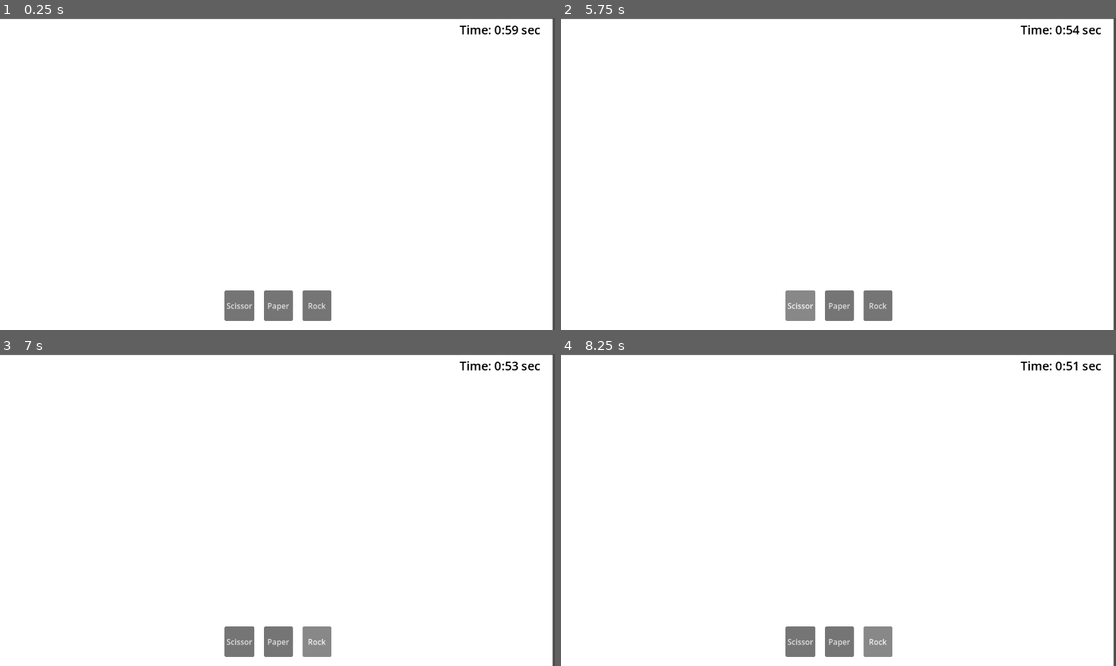
Above: before the commit, frames 1-4 (two rows, left to right).
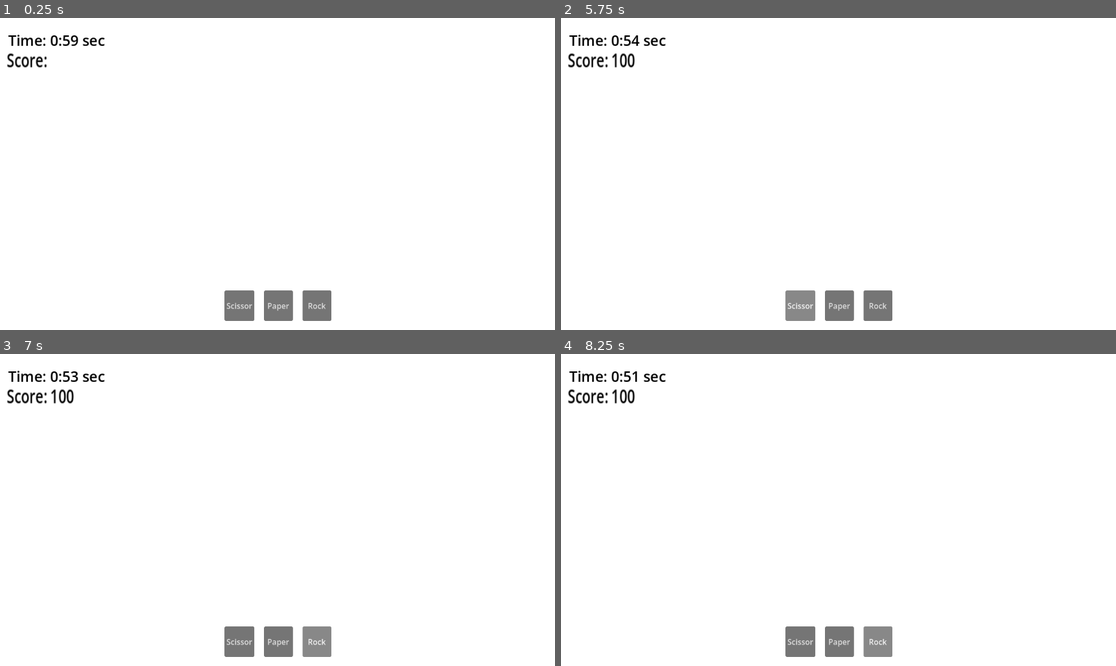
Above: after the commit, the same moments.

Repository: WebsterMiguelle/UnnamedRPS_MockProject
Game: Godot game, scene res://background.tscn
Two runs of this game, one before a commit and one after it. Both use one fixed random seed, a clock stepped at 60 frames per second and the inputs below. Before the commit the project starts from res://Box.tscn.
Inputs:
- Up to frame 1 (0.25 s): no input
- Up to frame 2 (5.75 s): click "Scissor" at 0.5 s; click "Paper" at 1.25 s; click "Rock" at 2 s; click "Scissor" at 2.75 s; click "Paper" at 3.5 s; click "Rock" at 4.25 s; click "Scissor" at 5 s
- Up to frame 3 (7 s): click "Paper" at 5.75 s; click "Rock" at 6.5 s
- Up to frame 4 (8.25 s): tap Enter at 7.25 s; tap Space at 8 s

The runs differ from the first frame. In frame 1, 1.6% of the frame differs, in the area x 0-100%, y 0-100%; in frame 2, 1.7%; in frame 3, 1.7%; in frame 4, 1.6%.

Commit message:
Add files via upload

Diff:
--- /dev/null
+++ b/Enemy_timer.gd
@@ -0,0 +1,13 @@
+extends Timer
+
+
+
+
+# Called when the node enters the scene tree for the first time.
+func _ready() -> void:
+	pass # Replace with function body.
+
+
+# Called every frame. 'delta' is the elapsed time since the previous frame.
+func _process(delta: float) -> void:
+	pass
--- /dev/null
+++ b/Time.tscn
@@ -0,0 +1,7 @@
+[gd_scene format=3 uid="uid://dtvfk7lrjpneb"]
+
+[ext_resource type="PackedScene" uid="uid://chucarwh7wvmd" path="res://background.tscn" id="1_87xcn"]
+
+[node name="Node2D" type="Node2D" unique_id=1041593751]
+
+[node name="Background" parent="." unique_id=76817665 instance=ExtResource("1_87xcn")]
--- a/background.gd
+++ b/background.gd
@@ -1,39 +1,104 @@
 extends Node2D
 
-@onready var triangle_scene = preload("Triangle.tscn")
-@onready var square_scene = preload("Square.tscn")
-@onready var circle_scene = preload("Circle.tscn")
+@onready var triangle_scene = preload("res://triangle.tscn")
+@onready var square_scene = preload("res://square.tscn")
+@onready var circle_scene = preload("res://circle.tscn")
+@onready var game_over_screen = get_node("CanvasLayer/Game Over Screen")
 
-# Called when the node enters the scene tree for the first time.
+const PLAYER_LINE_Y = 400
+const ENEMY_LINE_Y = 100
 
+@onready var score_label = $CanvasLayer2/Score
+var player_score: int = 0
+@export var points_per_win: int = 100
 
-
+func update_score_label():
+	score_label.text = "Score: %d" % player_score
 
 func _on_scissors_pressed():
 	print("Spawning Triangle")
 	spawn_shape(triangle_scene, $"CanvasLayer/HBoxContainer/Scissors")
 
-
 func _on_paper_pressed():
 	print("Spawning Paper")
 	spawn_shape(square_scene, $"CanvasLayer/HBoxContainer/Paper")
-
 
 func _on_rock_pressed():
 	print("Spawning Rock")
 	spawn_shape(circle_scene, $"CanvasLayer/HBoxContainer/Rock")
 
 
-
 func spawn_shape(shape_scene, button_node):
-
 	var shape = shape_scene.instantiate()
 	var button_pos = button_node.get_global_position()
-	shape.position = button_pos + Vector2(400, 300)
-
+	shape.position = Vector2(get_viewport_rect().size.x / 2, PLAYER_LINE_Y)  # same Y for horizontal line
+	shape.name = "Player"
 	add_child(shape)
 	animate_up(shape)
 
+func _process(_delta):
+	for player in get_children():
+		if player.name == "Player":
+			check_clash(player)
+
+
 func animate_up(shape):
 	var tween = create_tween()
-	tween.tween_property(shape, "position:y", shape.position.y - 150, 0.5)
+	tween.tween_property(shape, "position:y", shape.position.y - 50, 0.5)
+
+
+func spawn_enemy_top():
+	var rand = randi() % 3
+	var shape_scene
+
+	match rand:
+		0: shape_scene = triangle_scene
+		1: shape_scene = square_scene
+		2: shape_scene = circle_scene
+
+	var enemy = shape_scene.instantiate()
+	enemy.name = "Enemy"  # mark it
+
+
+	var center_x = get_viewport_rect().size.x / 2
+	enemy.position = Vector2(center_x, ENEMY_LINE_Y)
+
+	add_child(enemy)
+	animate_enemy_down(enemy)
+
+
+func animate_enemy_down(enemy):
+	var tween = create_tween()
+	tween.tween_property(enemy, "position:y",PLAYER_LINE_Y - 50, 3)  # moves downward in a line
+
+
+func check_clash(player_shape):
+	for enemy in get_children():
+		if enemy.name == "Enemy" and player_shape.global_position.distance_to(enemy.global_position) < 40:
+			resolve_rps(player_shape.type_name, enemy.type_name)
+			enemy.queue_free()
+			player_shape.queue_free()
+
+
+func resolve_rps(player_type, enemy_type):
+	if player_type == enemy_type:
+		print("Draw!")
+	elif (player_type == "Triangle" and enemy_type == "Square") or \
+		 (player_type == "Square" and enemy_type == "Circle") or \
+		 (player_type == "Circle" and enemy_type == "Triangle"):
+		print("Player Wins!")
+		player_score += points_per_win
+		update_score_label()
+	else:
+		print("Player Loses!")
+		show_game_over()
+
+
+func _on_enemy_timer_timeout() -> void:
+	spawn_enemy_top()
+
+
+func show_game_over():
+	game_over_screen.visible = true
+	await get_tree().process_frame
+	get_tree().paused = true
--- a/background.tscn
+++ b/background.tscn
@@ -1,8 +1,10 @@
 [gd_scene format=3 uid="uid://chucarwh7wvmd"]
 
 [ext_resource type="Script" uid="uid://ccvyibobltoo8" path="res://color_rect.gd" id="1_oabld"]
+[ext_resource type="Script" uid="uid://dm4ama6yvehdp" path="res://background.gd" id="2_xehqc"]
 
 [node name="Background" type="Node2D" unique_id=76817665]
+script = ExtResource("2_xehqc")
 
 [node name="ColorRect" type="ColorRect" parent="." unique_id=1359677457]
 offset_left = -1.0
@@ -16,12 +18,12 @@
 self_modulate = Color(0, 0, 0, 1)
 light_mask = 7
 visibility_layer = 127
-offset_left = 947.0
-offset_top = 4.0
-offset_right = 1130.0
-offset_bottom = 46.0
+offset_left = 8.0
+offset_top = 25.0
+offset_right = 227.0
+offset_bottom = 67.0
 theme_override_colors/font_color = Color(1, 0, 0, 1)
-theme_override_font_sizes/font_size = 25
+theme_override_font_sizes/font_size = 30
 text = "Time: 30:00 sec"
 horizontal_alignment = 1
 vertical_alignment = 1
@@ -63,12 +65,51 @@
 layout_mode = 2
 text = "Rock"
 
-[node name="Box" type="Node2D" parent="." unique_id=1277094788]
+[node name="Game Over Screen" type="ColorRect" parent="CanvasLayer" unique_id=157600104]
+visible = false
+offset_right = 40.0
+offset_bottom = 40.0
+scale = Vector2(28.971739, 16.270847)
+color = Color(0, 0, 0, 0.69411767)
 
-[node name="ColorRect" type="ColorRect" parent="Box" unique_id=1270113563]
-custom_minimum_size = Vector2(50, 50)
-offset_left = 477.0
-offset_top = 427.0
-offset_right = 527.0
-offset_bottom = 477.0
-color = Color(0.62690425, 2.4185701e-06, 5.2943824e-07, 1)
+[node name="Gane Over" type="Label" parent="CanvasLayer/Game Over Screen" unique_id=827447277]
+layout_mode = 1
+anchors_preset = 8
+anchor_left = 0.5
+anchor_top = 0.5
+anchor_right = 0.5
+anchor_bottom = 0.5
+offset_left = -6.9182854
+offset_top = -2.3610916
+offset_right = 76.08171
+offset_bottom = 20.638908
+grow_horizontal = 2
+grow_vertical = 2
+scale = Vector2(0.18347766, 0.30925906)
+text = "Game Over"
+horizontal_alignment = 1
+
+[node name="Enemy Timer" type="Timer" parent="." unique_id=1917302056]
+wait_time = 3.0
+autostart = true
+
+[node name="CanvasLayer2" type="CanvasLayer" parent="." unique_id=1081792358]
+
+[node name="Score" type="Label" parent="CanvasLayer2" unique_id=1307053088]
+custom_minimum_size = Vector2(60, 20)
+anchors_preset = 10
+anchor_right = 1.0
+offset_left = 14.0
+offset_top = 59.999996
+offset_right = 14.0
+offset_bottom = 102.0
+grow_horizontal = 2
+scale = Vector2(1.1427871, 1.5620707)
+theme_override_colors/font_color = Color(0, 0, 0, 1)
+theme_override_font_sizes/font_size = 25
+text = "Score:"
+
+[connection signal="pressed" from="CanvasLayer/HBoxContainer/Scissors" to="." method="_on_scissors_pressed"]
+[connection signal="pressed" from="CanvasLayer/HBoxContainer/Paper" to="." method="_on_paper_pressed"]
+[connection signal="pressed" from="CanvasLayer/HBoxContainer/Rock" to="." method="_on_rock_pressed"]
+[connection signal="timeout" from="Enemy Timer" to="." method="_on_enemy_timer_timeout"]
--- /dev/null
+++ b/circle.gd
@@ -0,0 +1,12 @@
+extends Node2D
+
+@export var type_name = "Circle"
+
+# Called when the node enters the scene tree for the first time.
+func _ready() -> void:
+	pass # Replace with function body.
+
+
+# Called every frame. 'delta' is the elapsed time since the previous frame.
+func _process(delta: float) -> void:
+	pass
--- /dev/null
+++ b/circle.tscn
@@ -0,0 +1,15 @@
+[gd_scene format=3 uid="uid://ch0xe2vbw0f5w"]
+
+[ext_resource type="Script" uid="uid://wgtpnany1cdv" path="res://circle.gd" id="1_ot13w"]
+
+[sub_resource type="CircleShape2D" id="CircleShape2D_ot13w"]
+radius = 30.0
+
+[node name="circle" type="Node2D" unique_id=687958165]
+script = ExtResource("1_ot13w")
+
+[node name="Area2D" type="Area2D" parent="." unique_id=1947728827]
+
+[node name="CollisionShape2D" type="CollisionShape2D" parent="Area2D" unique_id=1194783480]
+shape = SubResource("CircleShape2D_ot13w")
+debug_color = Color(0.42318463, 9.0846794e-07, 3.128499e-07, 1)
--- /dev/null
+++ b/game_over.gd
@@ -0,0 +1,11 @@
+extends Panel
+
+@onready var game_over_screen = $CanvasLayer/GameOverScreen
+# Called when the node enters the scene tree for the first time.
+func _ready() -> void:
+	pass # Replace with function body.
+
+
+# Called every frame. 'delta' is the elapsed time since the previous frame.
+func _process(delta: float) -> void:
+	pass
--- a/project.godot
+++ b/project.godot
@@ -11,7 +11,7 @@
 [application]
 
 config/name="Mock GameDev"
-run/main_scene="uid://d2o6p7c7mhlxr"
+run/main_scene="uid://chucarwh7wvmd"
 config/features=PackedStringArray("4.6", "GL Compatibility")
 config/icon="res://icon.svg"
 
--- /dev/null
+++ b/square.gd
@@ -0,0 +1,12 @@
+extends Node2D
+
+@export var type_name = "Square"
+
+# Called when the node enters the scene tree for the first time.
+func _ready() -> void:
+	pass # Replace with function body.
+
+
+# Called every frame. 'delta' is the elapsed time since the previous frame.
+func _process(delta: float) -> void:
+	pass
--- /dev/null
+++ b/square.tscn
@@ -0,0 +1,16 @@
+[gd_scene format=3 uid="uid://cq8jx8knch17x"]
+
+[ext_resource type="Script" uid="uid://cp57scadgacvs" path="res://square.gd" id="1_2eeqm"]
+
+[sub_resource type="RectangleShape2D" id="RectangleShape2D_2eeqm"]
+
+[node name="Square" type="Node2D" unique_id=1330030281]
+position = Vector2(0, 1)
+script = ExtResource("1_2eeqm")
+
+[node name="Area2D" type="Area2D" parent="." unique_id=1778728690]
+
+[node name="CollisionShape2D" type="CollisionShape2D" parent="Area2D" unique_id=800440697]
+scale = Vector2(2.5, 2.5)
+shape = SubResource("RectangleShape2D_2eeqm")
+debug_color = Color(0, 0.25882354, 0.57254905, 1)
--- /dev/null
+++ b/triangle.gd
@@ -0,0 +1,12 @@
+extends Node2D
+
+@export var type_name = "Triangle"
+
+# Called when the node enters the scene tree for the first time.
+func _ready() -> void:
+	pass # Replace with function body.
+
+
+# Called every frame. 'delta' is the elapsed time since the previous frame.
+func _process(delta: float) -> void:
+	pass
--- /dev/null
+++ b/triangle.tscn
@@ -0,0 +1,11 @@
+[gd_scene format=3 uid="uid://cssi7uxtrg4qr"]
+
+[ext_resource type="Script" uid="uid://cog0rmh3s3mf" path="res://triangle.gd" id="1_idvkf"]
+
+[node name="triangle" type="Node2D" unique_id=830929463]
+script = ExtResource("1_idvkf")
+
+[node name="Area2D" type="Area2D" parent="." unique_id=1903506441]
+
+[node name="CollisionPolygon2D" type="CollisionPolygon2D" parent="Area2D" unique_id=1598284212]
+polygon = PackedVector2Array(0, -25, 25, 25, -25, 25)
Not shown, added: Enemy_timer.gd.uid
Not shown, added: circle.gd.uid
Not shown, added: game_over.gd.uid
Not shown, added: square.gd.uid
Not shown, added: triangle.gd.uid
